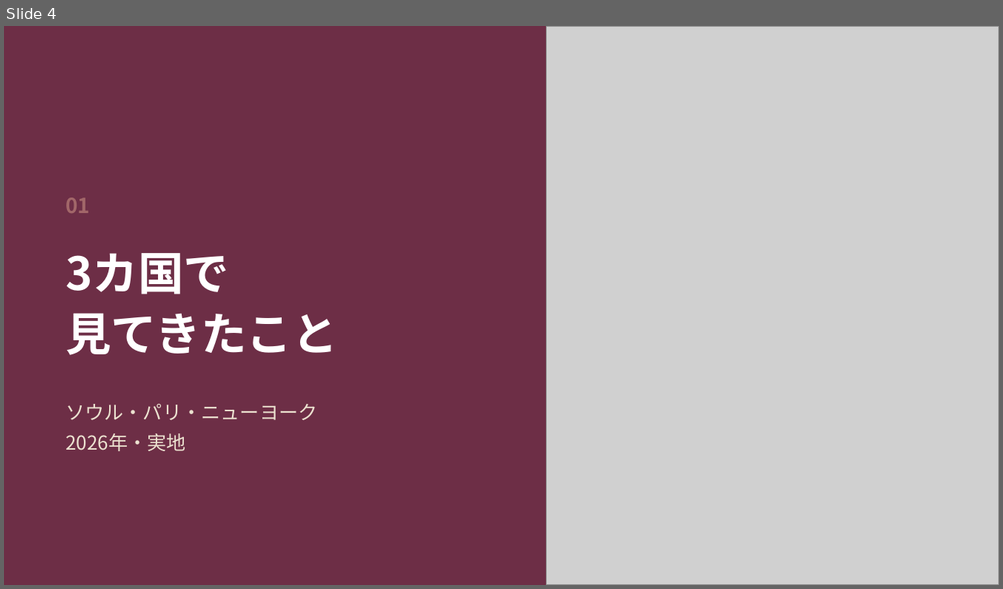
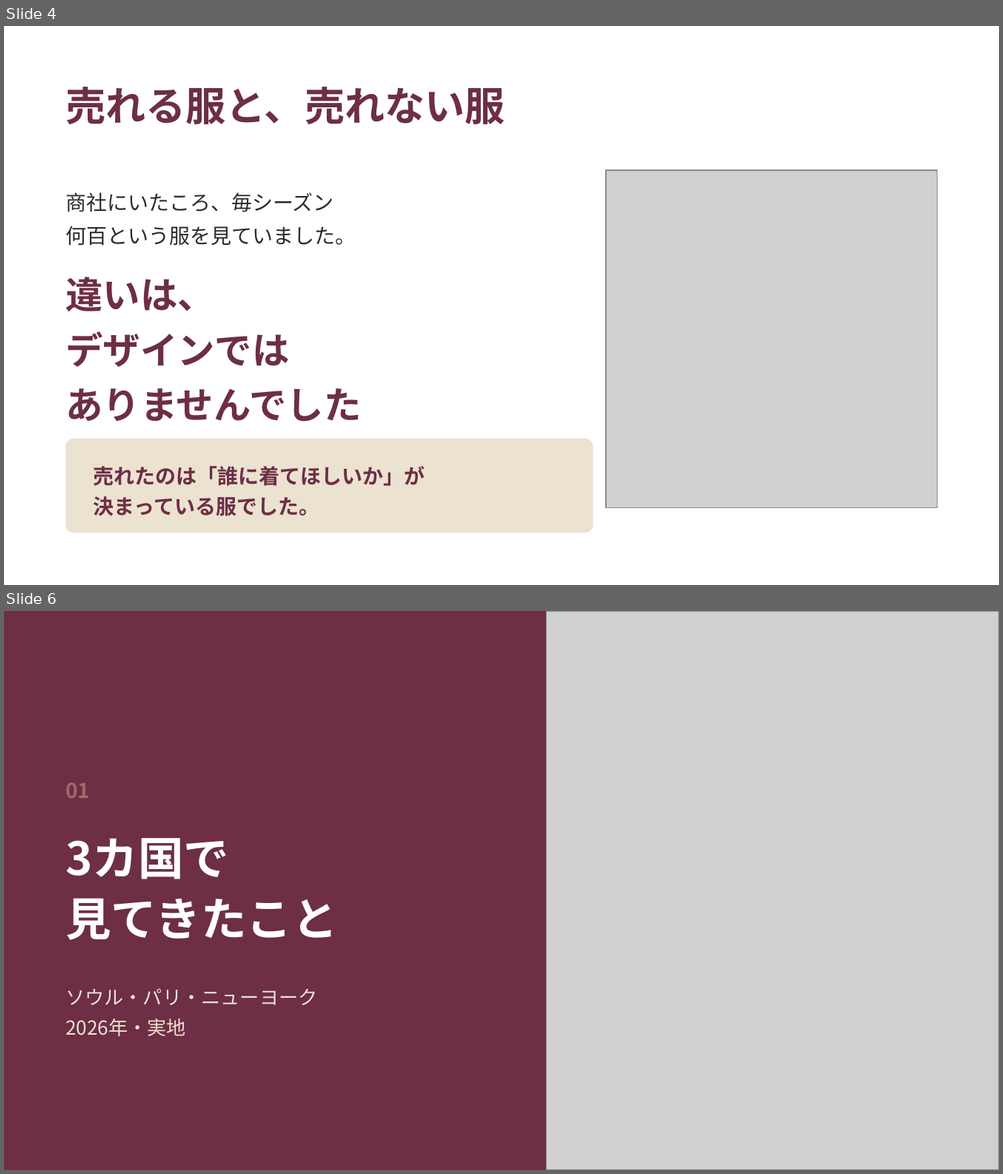
Before and after one commit to fashio17/potential-lamp, a slide deck: 運用/スライド/説明会_20260916.pptx. Shown one above the other, each under a label of ours: slide 4 before the commit, slides 4 and 6 after it; the slides between them are not shown. The pictures are 1003x589 and 1003x1174 pixels, drawn with LibreOffice and Linux fonts; fonts in the diff are those of the drawing; grey boxes stand for pictures. Boxes give left, top, right and bottom in pixels: in the first picture for what was removed or moved away, otherwise in the second. Text is boxed around its words. In the diff, an @@ line names an element or a change of style, - is before the commit and + after.

```diff
--- a/運用/スライド/説明会_20260916.pptx
+++ b/運用/スライド/説明会_20260916.pptx
@@ slide 4 added at bbox=[4, 26, 999, 585], background #FFFFFF @@
@@ text added at bbox=[65, 87, 505, 124], 29 pt, text #6D2E46, bold @@
+売れる服と、売れない服
@@ picture added at bbox=[606, 170, 937, 508] @@
@@ text added at bbox=[65, 192, 356, 246], 15 pt, text #2B2B2B @@
+商社にいたころ、毎シーズン
+何百という服を見ていました。
@@ text added at bbox=[65, 277, 361, 422], 27 pt, text #6D2E46, bold @@
+違いは、
+デザインでは
+ありませんでした
@@ rounded rectangle added at bbox=[65, 439, 593, 533], fill #ECE2D0 @@
@@ text added at bbox=[94, 466, 425, 517], 15 pt, text #6D2E46, bold @@
+売れたのは「誰に着てほしいか」が
+決まっている服でした。
@@ what was slide 4 is now slide 6 @@
```
Also in this commit, not shown: 3 slides changed, 1 other slide added, 2 other files.
